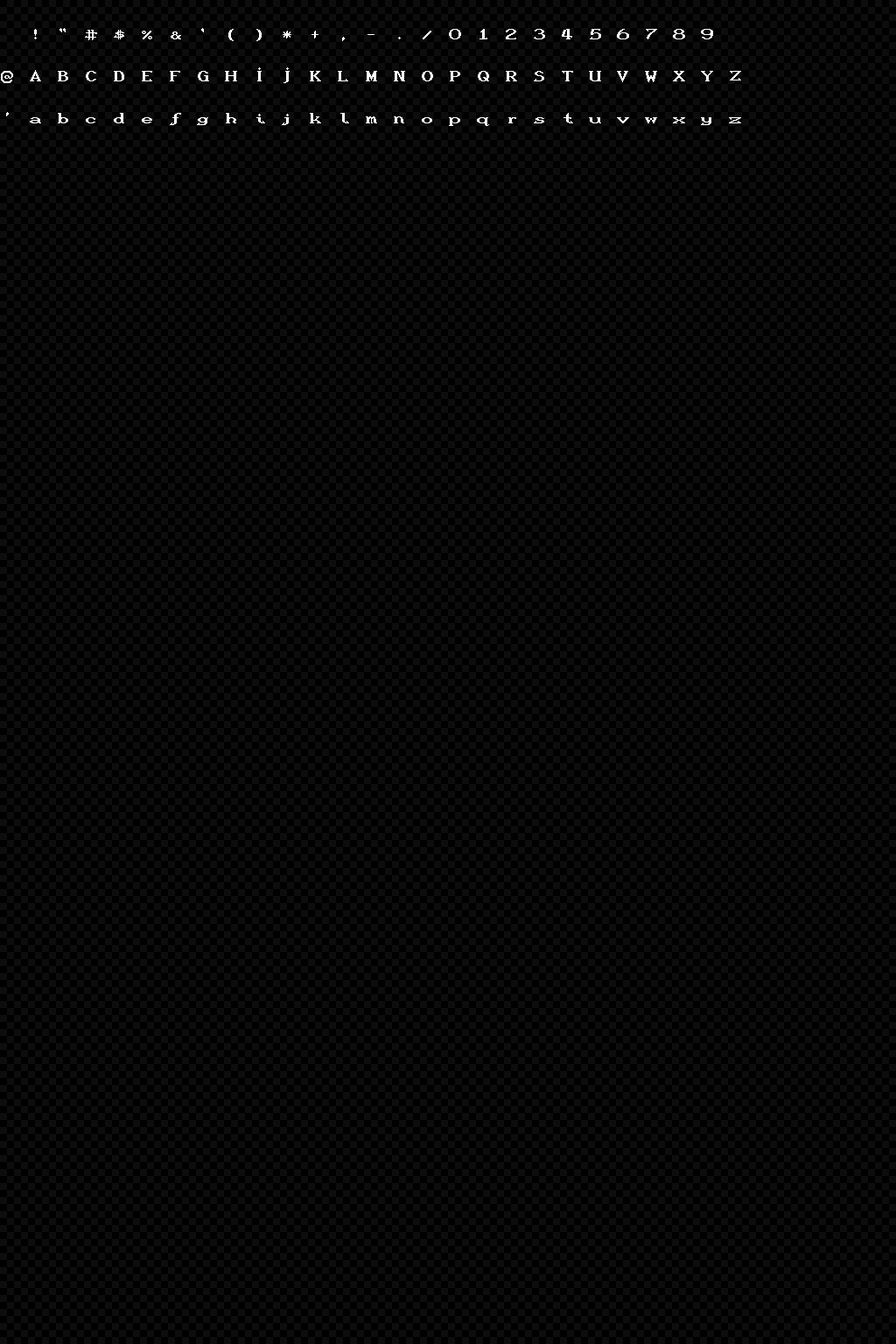
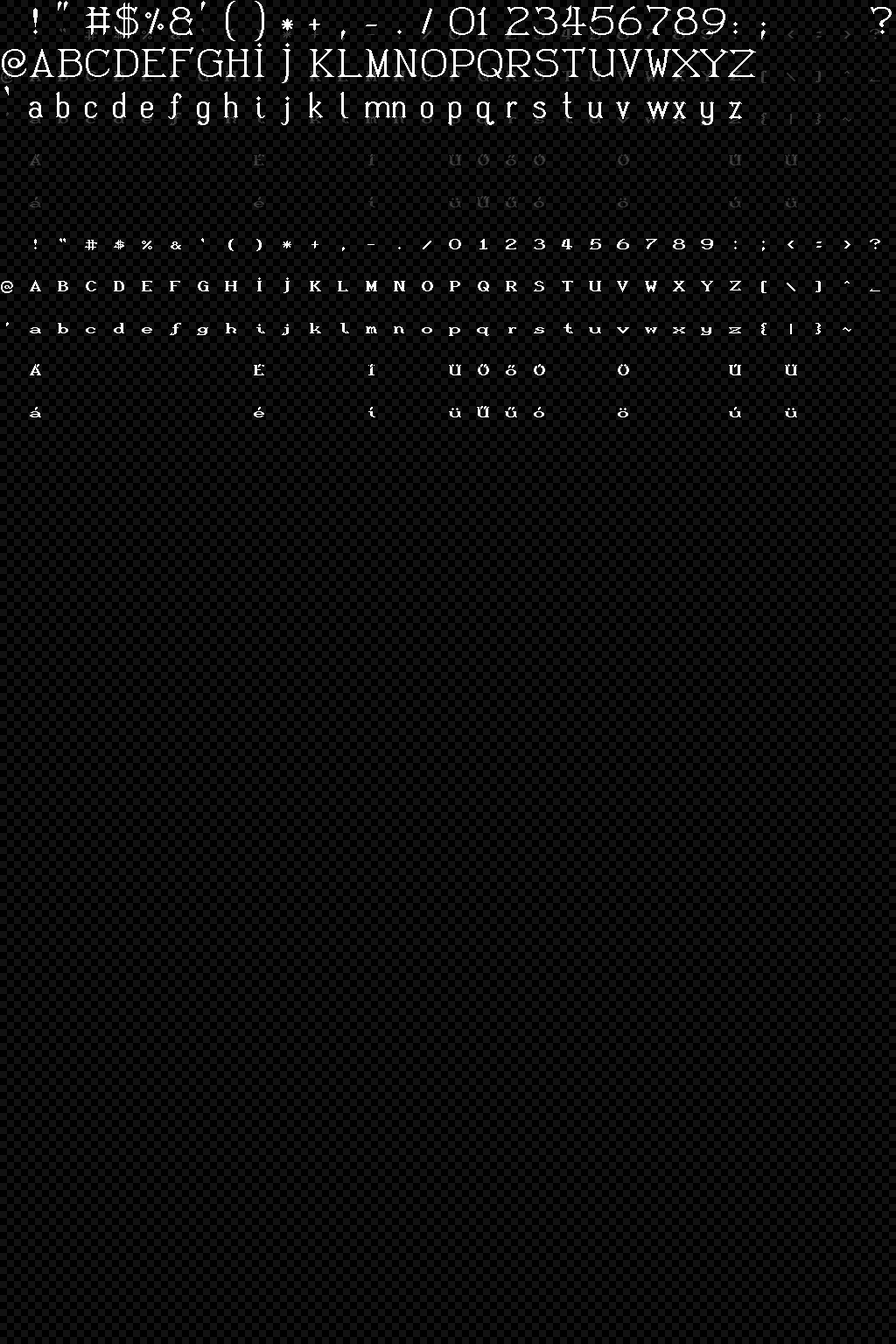
Layers edited between the first and the second 896×1344 image:
added layer "char_BIG" above "char_little" over [1, 0, 892, 126]
added layer "char_little" above "Rétegcsoport" over [0, 223, 880, 418]
renamed "char" to "char_ref", opacity 100% → 19%, moved it into group "Rétegcsoport", painted on it over [0, 13, 880, 208]
"char_fade": opacity 95% → 93% over [0, 0, 896, 1344]
